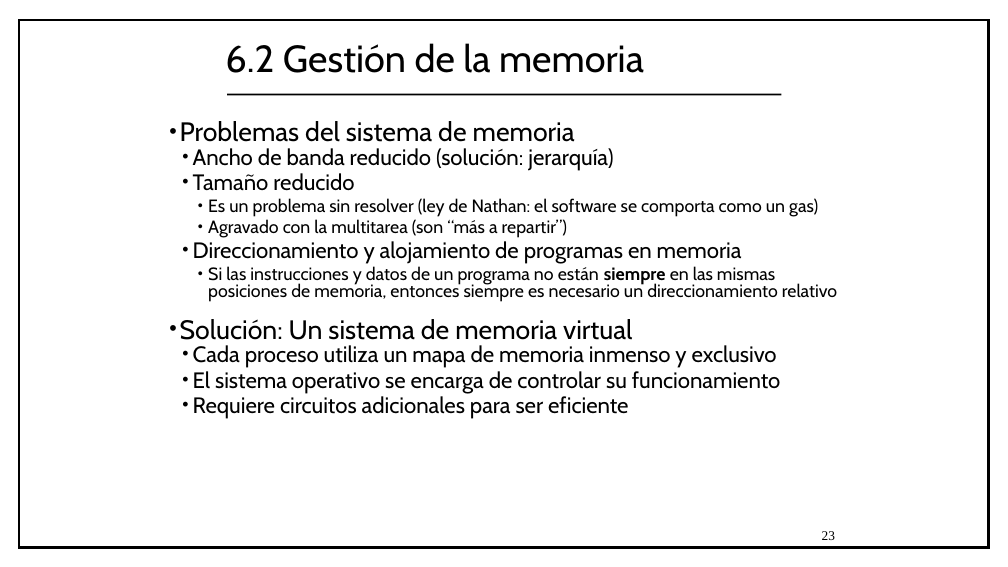
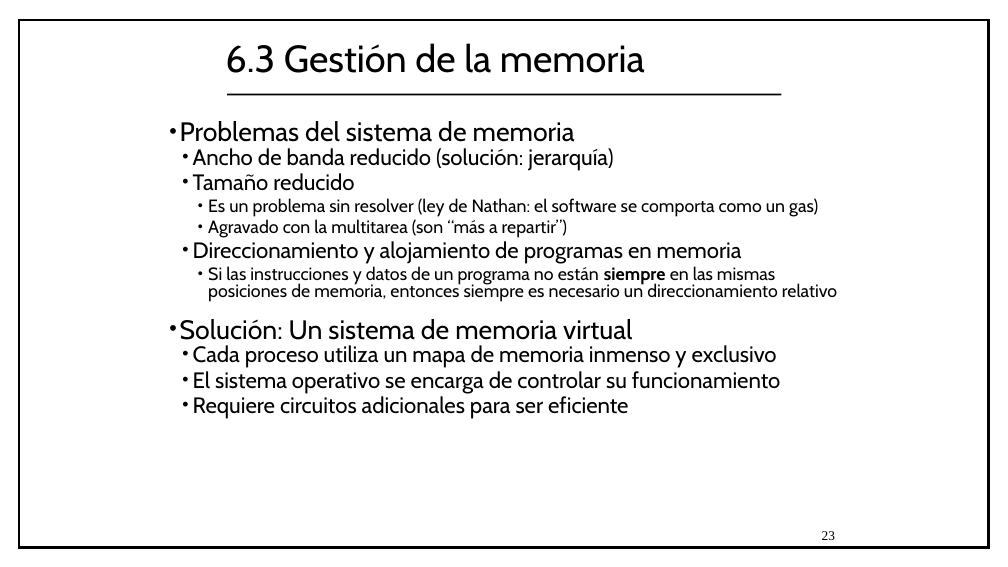
Before and after one commit to luisfromero/fucomp, a slide deck: slide 23 of presentaciones/tema6.ppt. Drawn at 1008x567 pixels with LibreOffice and Linux fonts; fonts in the diff are those of the drawing. Boxes give left, top, right and bottom in pixels: in the first picture for what was removed or moved away, otherwise in the second. Text is boxed around its words. In the diff, an @@ line names an element or a change of style, - is before the commit and + after.

```diff
--- a/presentaciones/tema6.ppt
+++ b/presentaciones/tema6.ppt
@@ title at bbox=[225, 43, 645, 73]: text changed @@
-6.2 Gestión de la memoria
+6.3 Gestión de la memoria
```
Also in this commit, not shown: 1 other slide changed, 19 other files.
